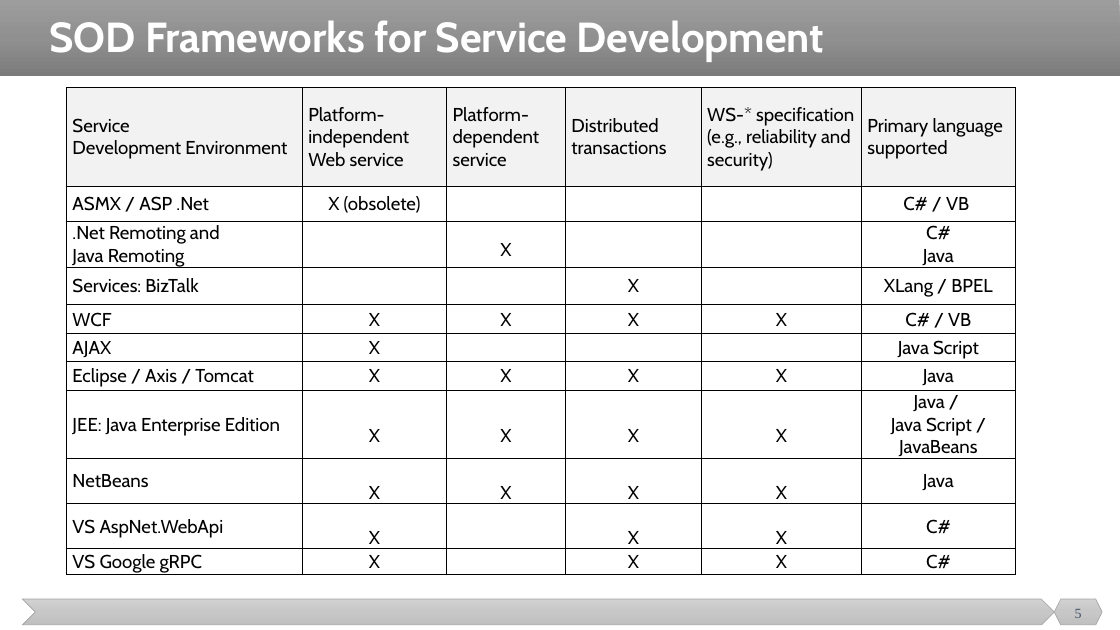
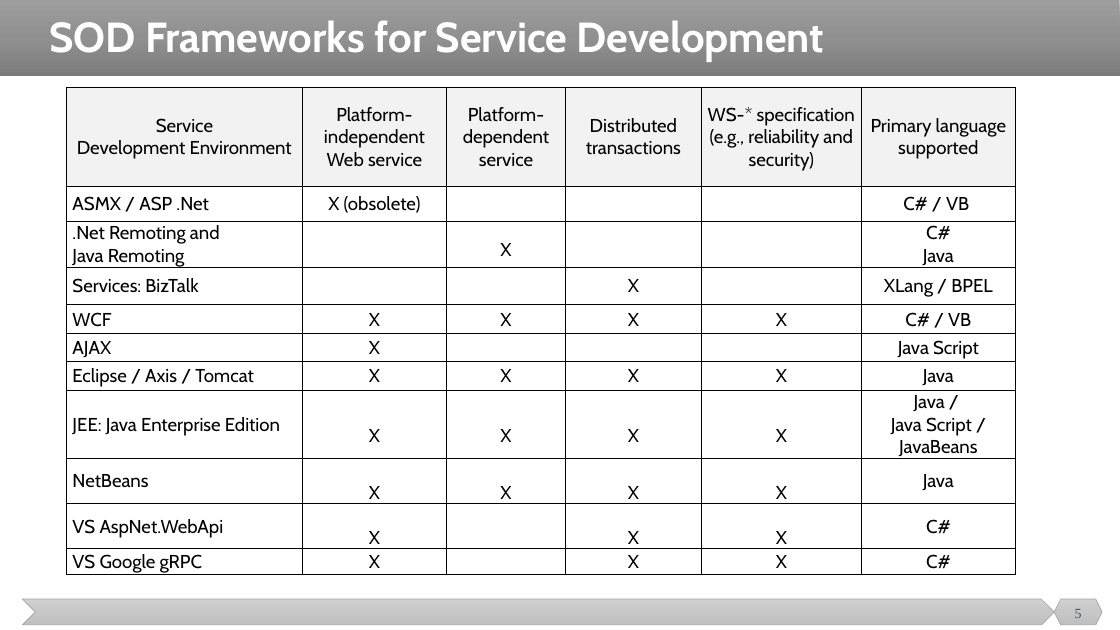
Before and after one commit to malenezi/malenezi, a slide deck: slide 5 of SE495/Lectures/5-SOA/Service-Oriented Software Development.pptx. Drawn at 1120x630 pixels with LibreOffice and Linux fonts; fonts in the diff are those of the drawing. Boxes give left, top, right and bottom in pixels: in the first picture for what was removed or moved away, otherwise in the second. Text is boxed around its words. In the diff, an @@ line names an element or a change of style, - is before the commit and + after.

```diff
--- a/SE495/Lectures/5-SOA/Service-Oriented Software Development.pptx
+++ b/SE495/Lectures/5-SOA/Service-Oriented Software Development.pptx
@@ table at bbox=[66, 87, 1017, 577] @@
@@ alignment left to centre @@
```
Also in this commit, not shown: 17 other slides changed, 5 other files.
